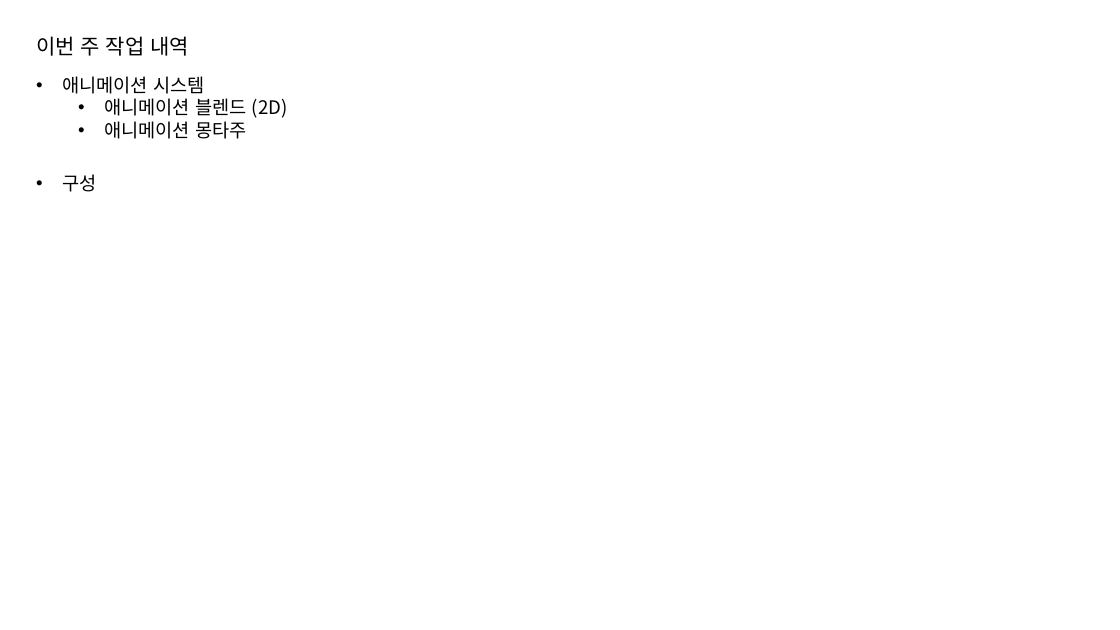
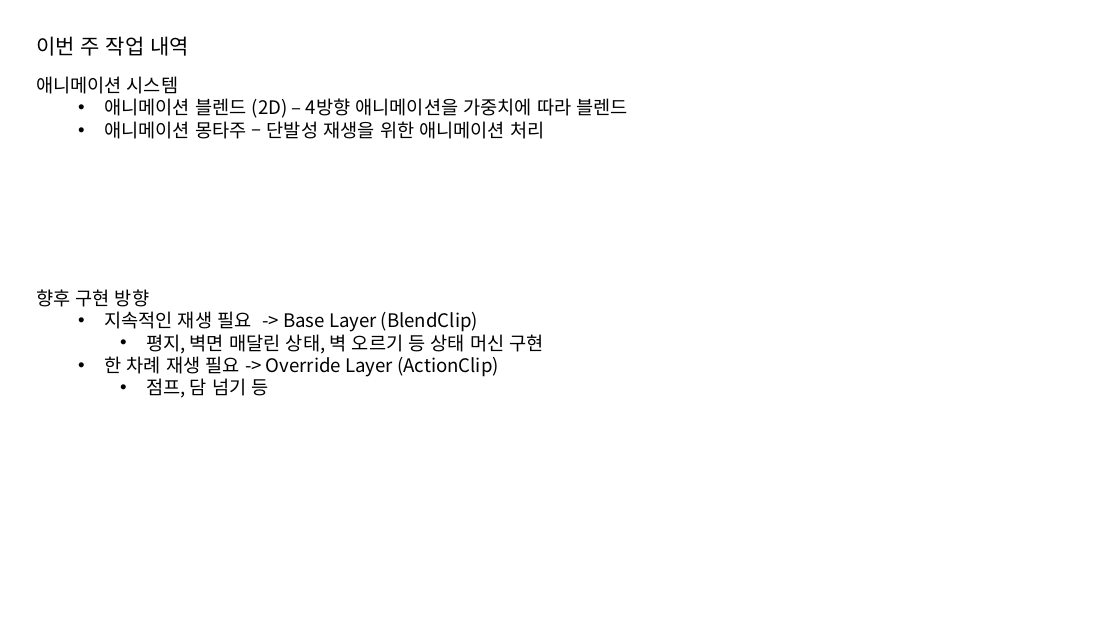
Before and after one commit to jhk0701/PA26-Character-Animation-Parkour, a slide deck: slide 2 of PPT/week2.pptx. Drawn at 1120x630 pixels with LibreOffice and Linux fonts; fonts in the diff are those of the drawing. Boxes give left, top, right and bottom in pixels: in the first picture for what was removed or moved away, otherwise in the second. Text is boxed around its words. In the diff, an @@ line names an element or a change of style, - is before the commit and + after.

```diff
--- a/PPT/week2.pptx
+++ b/PPT/week2.pptx
@@ text at (36, 76, 178, 94): bullet • to none @@
@@ text at (104, 98, 628, 139): text changed @@
-  • 애니메이션 블렌드 (2D)
-  • 애니메이션 몽타주
+  • 애니메이션 블렌드 (2D) – 4방향 애니메이션을 가중치에 따라 블렌드
+  • 애니메이션 몽타주 – 단발성 재생을 위한 애니메이션 처리
@@ text removed at (62, 174, 96, 192) @@
-• 구성
@@ text added at (36, 289, 544, 398), 16 pt, text #000000 @@
+향후 구현 방향
+  • 지속적인 재생 필요 -> Base Layer (BlendClip)
+    • 평지, 벽면 매달린 상태, 벽 오르기 등 상태 머신 구현
+  • 한 차례 재생 필요 -> Override Layer (ActionClip)
+    • 점프, 담 넘기 등
```
Also in this commit, not shown: 3 other slides changed, 1 other file.
